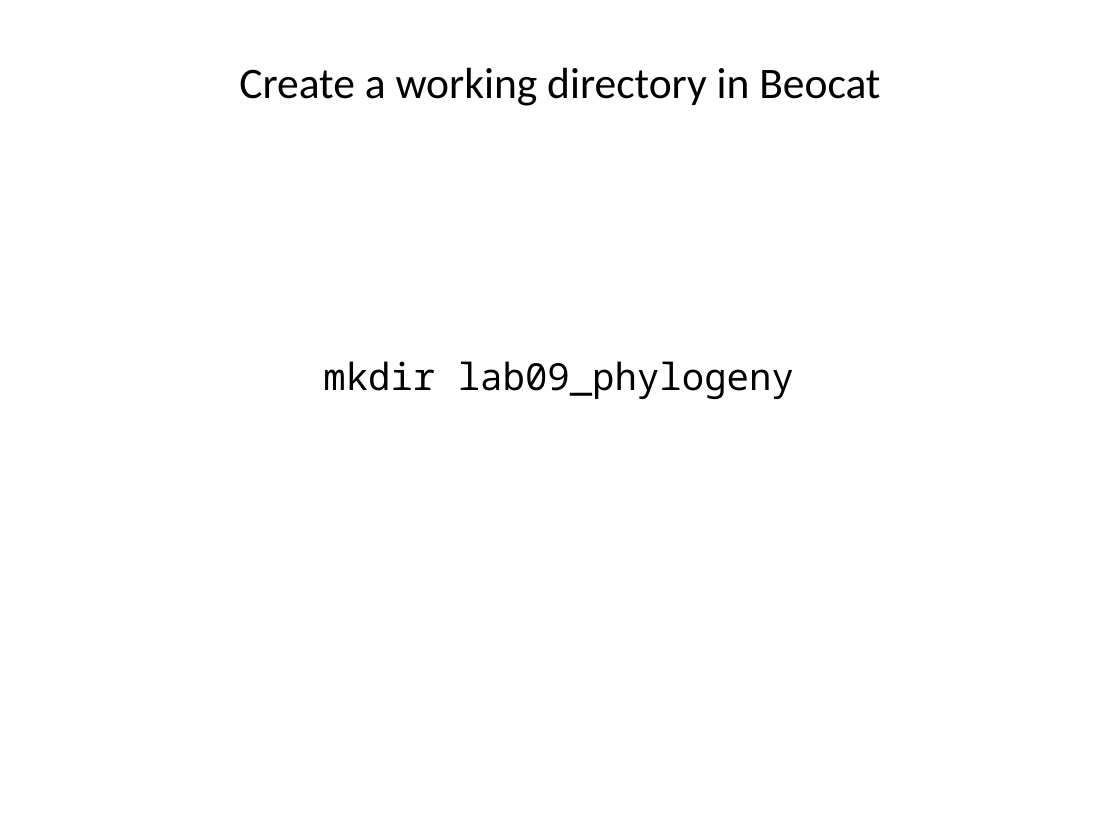
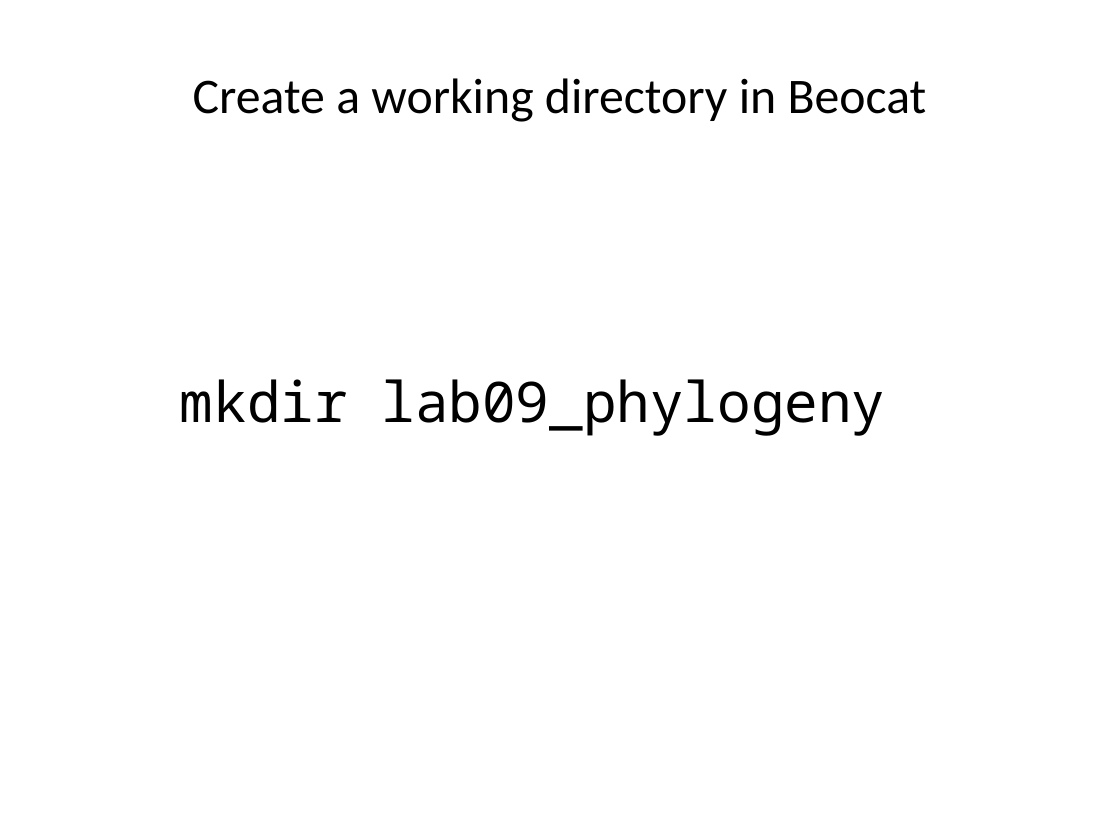
Before and after one commit to liu3zhenlab/teaching, a slide deck: slide 4 of PLPTH813Bioinformatis/2019/labs/lab08_phylogeny.pptx. Drawn at 1120x840 pixels with LibreOffice and Linux fonts; fonts in the diff are those of the drawing. Boxes give left, top, right and bottom in pixels: in the first picture for what was removed or moved away, otherwise in the second. Text is boxed around its words. In the diff, an @@ line names an element or a change of style, - is before the commit and + after.

```diff
--- a/PLPTH813Bioinformatis/2019/labs/lab08_phylogeny.pptx
+++ b/PLPTH813Bioinformatis/2019/labs/lab08_phylogeny.pptx
@@ title "Create a working directory in ..." at [193, 78, 927, 122]: size 28 to 32 pt @@
@@ text "mkdir lab09_phylogeny": place and size @@
-text "mkdir lab09_phylogeny" at [323, 361, 794, 399]
+text "mkdir lab09_phylogeny" at [180, 379, 886, 436]
@@ text "mkdir lab09_phylogeny" at [180, 379, 886, 436]: size 24 to 36 pt; more space between paragraphs @@
```
Also in this commit, not shown: 17 other slides changed, 4 other files.
